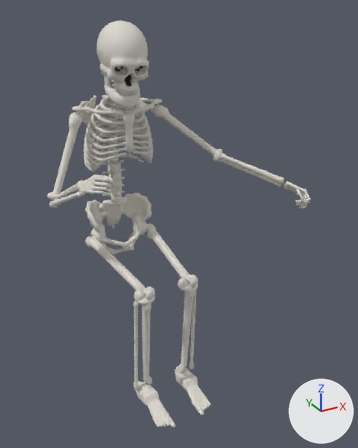
A saved change to the FBX model Assets/Resources/Bodies/Skeleton.fbx.
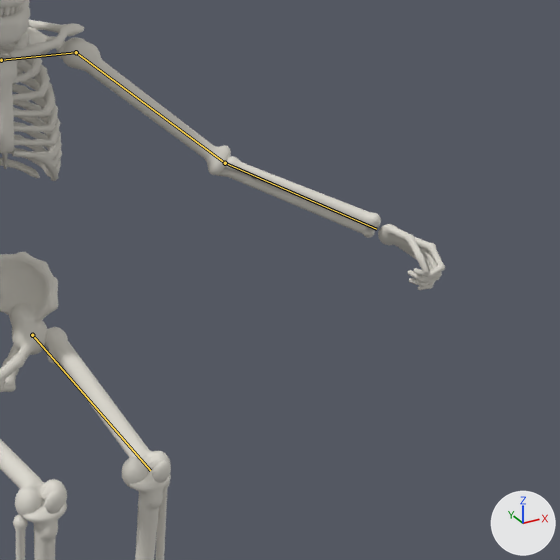
Old and new are each drawn whole from a camera (50 mm lens) standing at (-0.394, -1.01, 1.02) and looking at (0.078, -0.151, 0.59) and again close up on the part from 36% to 100% of the width and 20% to 71% of the height. Every picture has the same lights, and +X, +Y and +Z are marked at lower right. The older version's two pictures come first. Both versions are drawn at frame 1 of the action 'Skeleton|Strum'; the numbers are the values there. The bones that change, and the others that lie on the model, are drawn over the model as lines in the close-ups.

Objects in the first close-up: 'SkeletonMesh'.
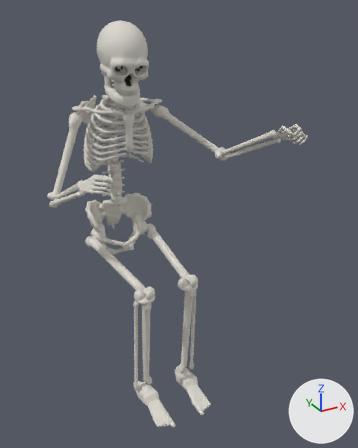
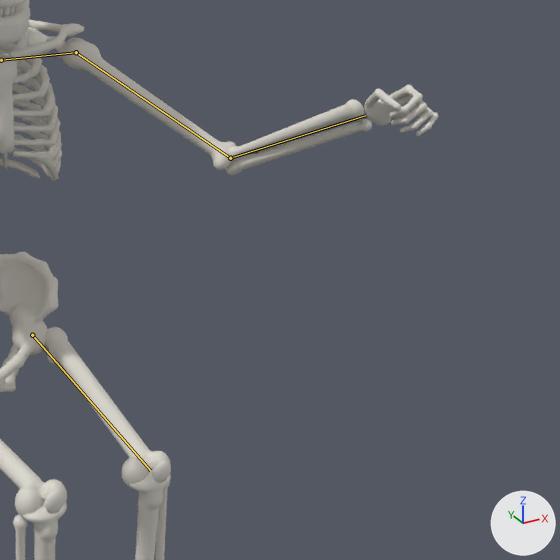
What the commit changed:
Bone 'LeftUpperArm' (bone_leftupperarm) turns from (-48, -48, 0) to (-50, -56, 0) degrees about its own x, y and z.
Bone 'LeftLowerArm' (bone_leftlowerarm) turns from (0, 0, -22) to (0, 0, -64) degrees about its own x, y and z.

Pixel boxes [x1, y1, x2, y2] of what changed, in the close-ups (560 x 560 px):
'SkeletonMesh', posed: before [0, 0, 445, 560]; after [0, 0, 439, 560]
bone 'LeftUpperArm', root to tip: before (76, 52) to (225, 163); after (76, 52) to (230, 158)
bone 'LeftLowerArm', root to tip: before (225, 163) to (376, 229); after (230, 158) to (365, 115)
